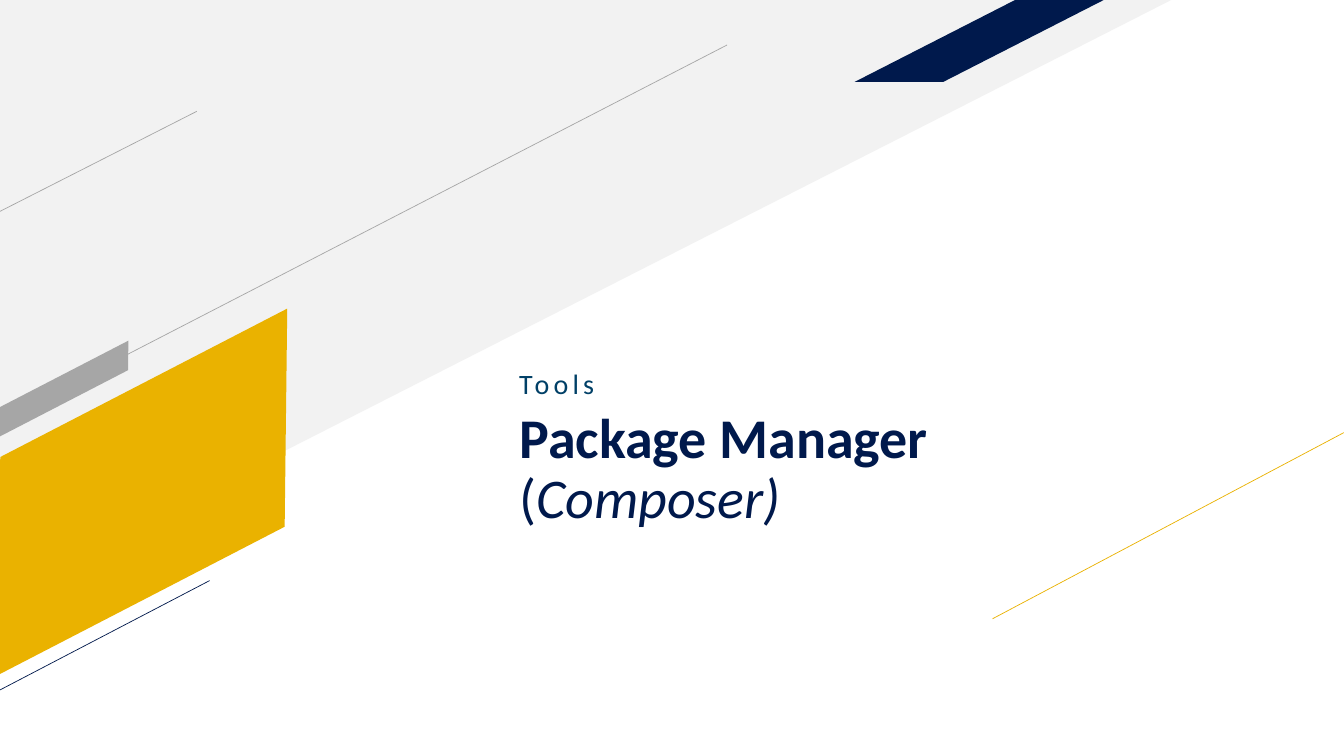
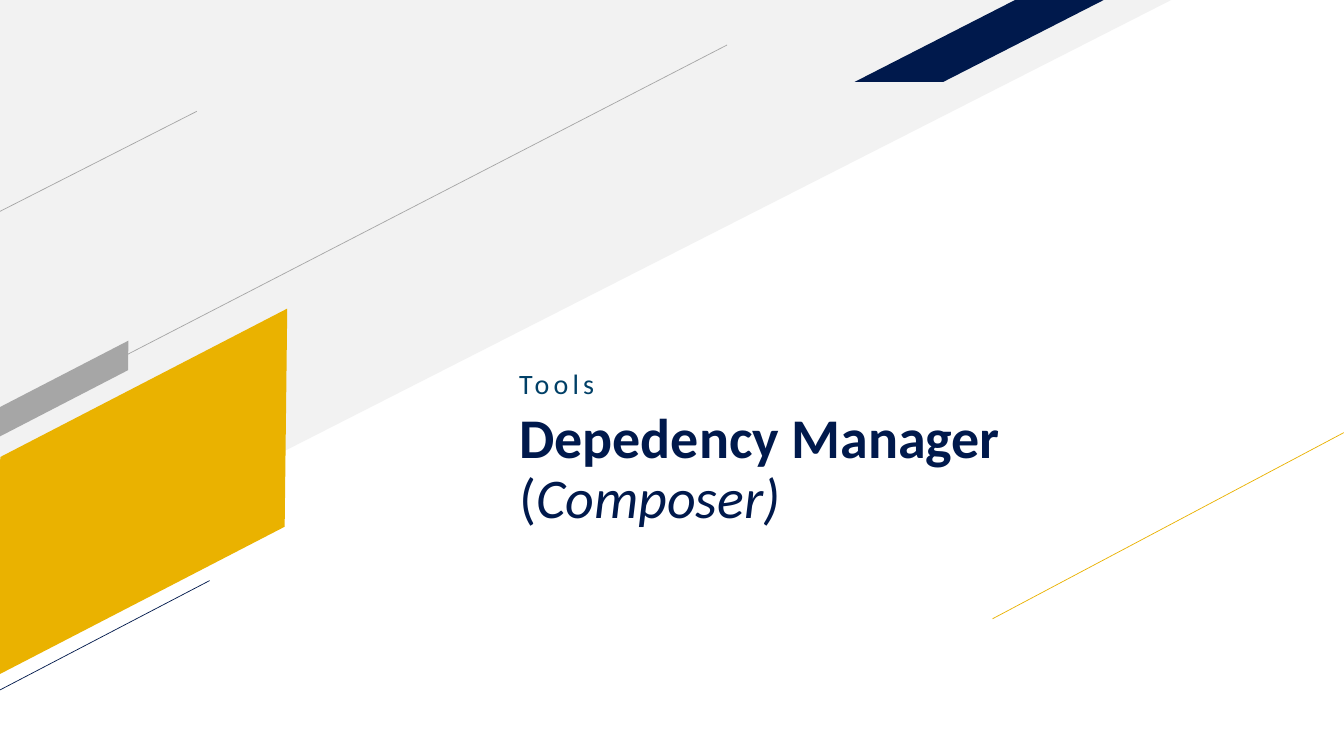
Before and after one commit to adityadees/Unsri-Mengajar-Laravel, a slide deck: slide 62 of Slide 1 - Introduction.pptx (slide 44 before the commit). Drawn at 1344x756 pixels with LibreOffice and Linux fonts; fonts in the diff are those of the drawing. Boxes give left, top, right and bottom in pixels: in the first picture for what was removed or moved away, otherwise in the second. Text is boxed around its words. In the diff, an @@ line names an element or a change of style, - is before the commit and + after.

```diff
--- a/Slide 1 - Introduction.pptx
+++ b/Slide 1 - Introduction.pptx
@@ title at (519,418,1000,527): text changed @@
-Package Manager
-(Composer)
+Depedency Manager
+(Composer)
```
Also in this commit, not shown: 17 other slides changed, 23 slides added, 5 slides removed.
